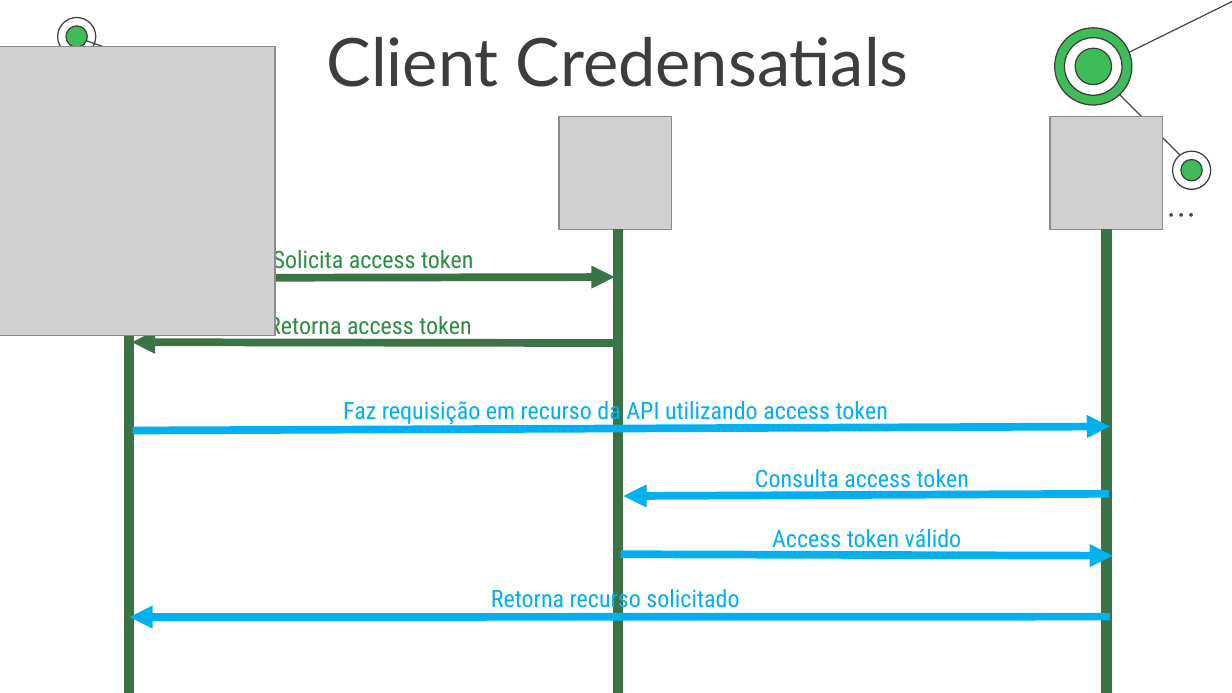
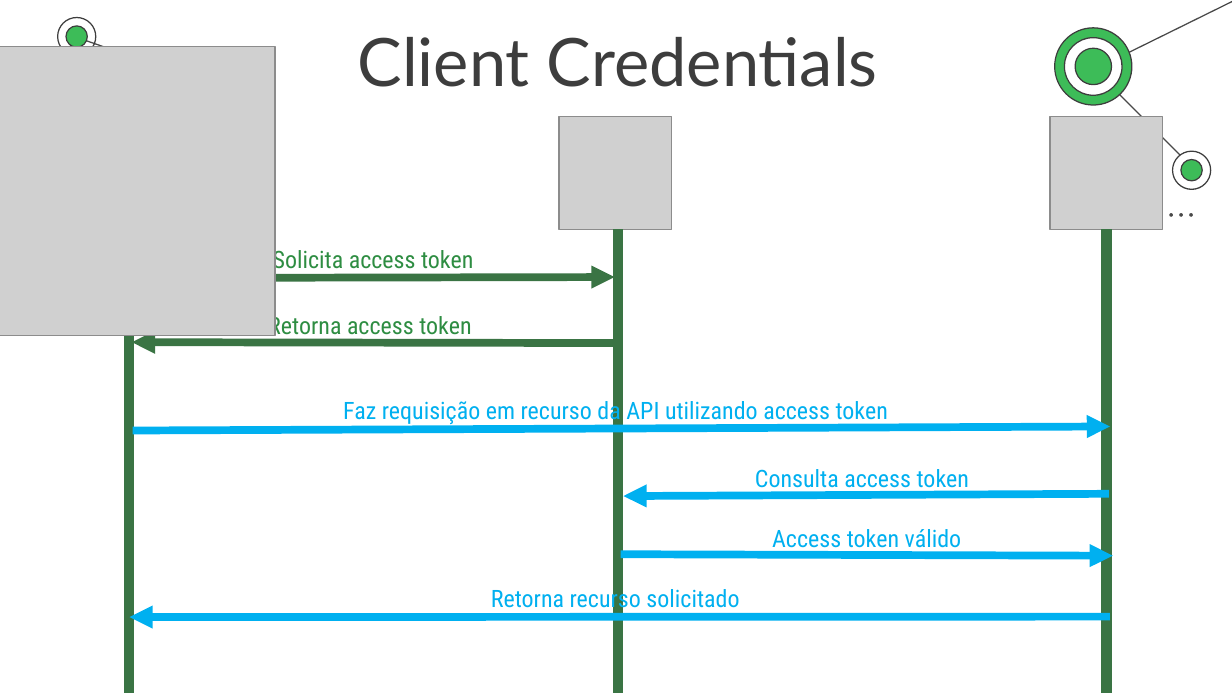
Before and after one commit to TalissonMelo/anime-social, a slide deck: slide 16 of OAuth2.0.pptx (slide 8 before the commit). Drawn at 1232x693 pixels with LibreOffice and Linux fonts; fonts in the diff are those of the drawing; grey boxes stand for pictures. Boxes give left, top, right and bottom in pixels: in the first picture for what was removed or moved away, otherwise in the second. Text is boxed around its words. In the diff, an @@ line names an element or a change of style, - is before the commit and + after.

```diff
--- a/OAuth2.0.pptx
+++ b/OAuth2.0.pptx
@@ text at box(358, 37, 878, 87): text changed @@
-Client Credensatials
+Client Credentials
```
Also in this commit, not shown: 3 other slides changed, 32 slides added, 1 slide removed, 31 other files.
